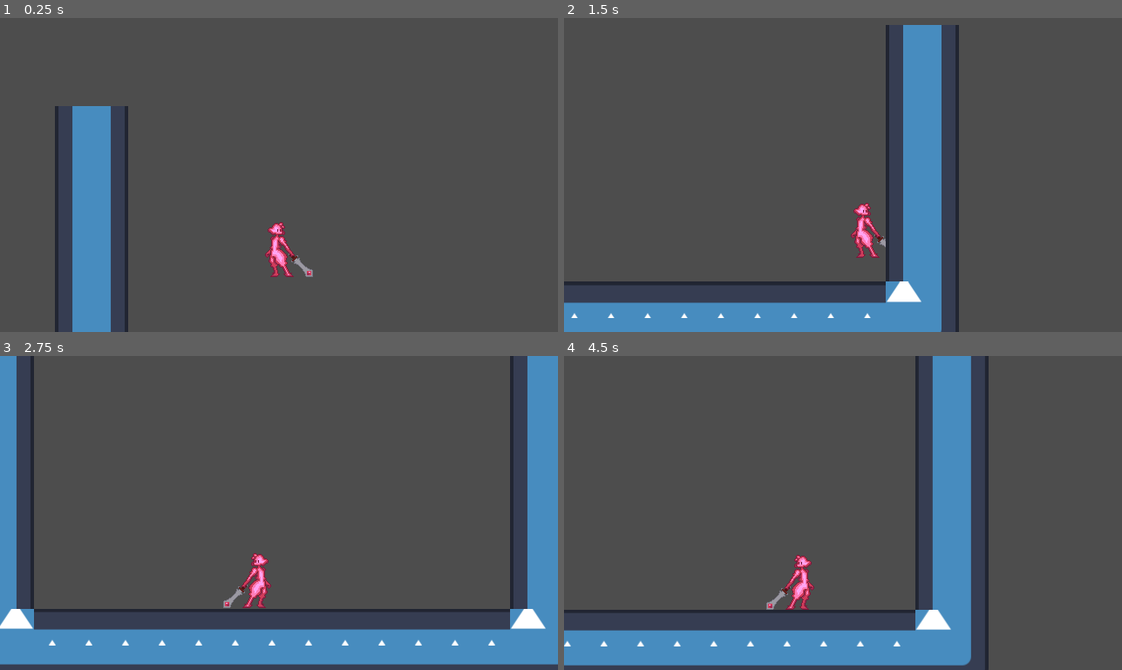
Above: before the commit, frames 1-4 (two rows, left to right).
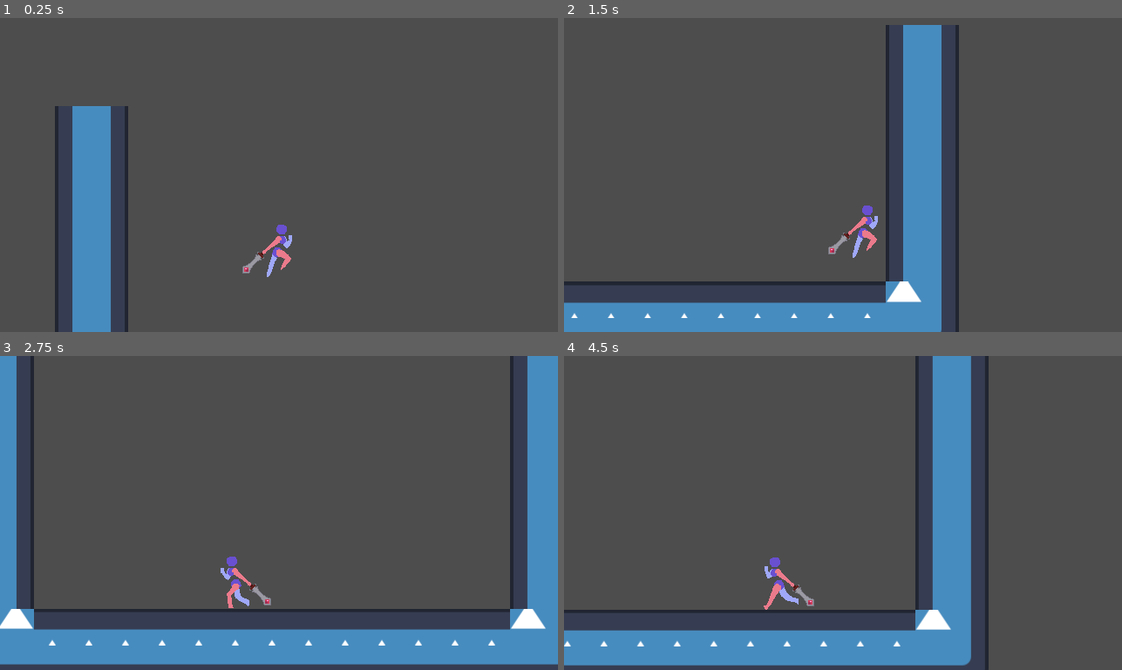
Above: after the commit, the same moments.

Repository: BoneBot/Project-WenCo
Game: Godot game, scene res://game/demo.tscn
The game is run twice, just before and just after one commit, with the same random seed, the same clock (stepped at 60 frames per second) and the same inputs. The project has no main scene, so this scene is started directly. The engine's default icon, where the game draws it, is replaced by a stand-in: a white triangle on a blue panel in a dark square.
Inputs:
- Up to frame 1 (0.25 s): no input
- Up to frame 2 (1.5 s): hold Right (right) from 0.53 s (still down); tap Z (dash) at 0.6 s; tap Space (jump) at 0.77, 0.8, 1.07, 1.35 s
- Up to frame 3 (2.75 s): tap Space (jump) at 1.52, 1.82, 2.3 s; tap Z (dash) at 1.55, 2.1 s; release Right (right) at 2.03 s; hold Left (left) from 2.03 s (still down)
- Up to frame 4 (4.5 s): release Left (left) at 2.78 s; hold Right (right) 2.78-4.28 s; tap Z (dash) at 2.85, 4.35 s; tap Space (jump) at 3.02, 3.32, 3.6, 3.77, 4.07 s; hold Left (left) from 4.28 s (still down)

The runs differ from the first frame. In frame 1, 0.8% of the frame differs, in the area x 43-57%, y 65-83%; in frame 2, 0.7%; in frame 3, 0.9%; in frame 4, 0.9%, in the area x 35-45%, y 63-81%.

Commit message:
Fixed dash and added animations

Diff:
--- a/game/player/player.gd
+++ b/game/player/player.gd
@@ -28,6 +28,11 @@
 		# Look left
 		$Sprite.flip_h = true
 		$Sprite.offset.x = -absf($Sprite.offset.x)
+
+	# Update animation
+	var animation := get_new_animation()
+	if animation != $Sprite.animation:
+		$Sprite.play(animation)
 
 
 func _physics_process(delta: float) -> void:
@@ -63,6 +68,11 @@
 	move_and_slide()
 
 
+func _on_dash_cooldown_timeout() -> void:
+	print("Dash ready!")
+	_dash_ready = true
+
+
 # Gets the current direction the player is looking
 # 1 = Looking right
 # 0 = Neutral/no direction
@@ -74,6 +84,14 @@
 		return -1
 
 
-func _on_dash_cooldown_timeout() -> void:
-	print("Dash ready!")
-	_dash_ready = true
+# Gets the current animation to play based on the player state
+func get_new_animation() -> String:
+	var animation_new: String
+	if is_on_floor():
+		if absf(velocity.x) > 0.1:
+			animation_new = "run"
+		else:
+			animation_new = "idle"
+	else:
+		animation_new = "jump"
+	return animation_new
--- a/game/player/player.tscn
+++ b/game/player/player.tscn
@@ -1,7 +1,44 @@
-[gd_scene load_steps=5 format=3 uid="uid://cx4n5g4jwajpq"]
+[gd_scene load_steps=15 format=3 uid="uid://cx4n5g4jwajpq"]
 
 [ext_resource type="Script" path="res://game/player/player.gd" id="1_36ijq"]
-[ext_resource type="Texture2D" uid="uid://dhotyahann3um" path="res://Art Stuff/The_Sword.png" id="2_bvnbb"]
+[ext_resource type="Texture2D" uid="uid://dhotyahann3um" path="res://Art Stuff/the_sword.png" id="2_bvnbb"]
+[ext_resource type="Texture2D" uid="uid://bslacuftc1io1" path="res://Art Stuff/sword_run_right.png" id="3_j87th"]
+
+[sub_resource type="AtlasTexture" id="AtlasTexture_dd2hu"]
+atlas = ExtResource("3_j87th")
+region = Rect2(192, 64, 64, 64)
+
+[sub_resource type="AtlasTexture" id="AtlasTexture_gi54g"]
+atlas = ExtResource("3_j87th")
+region = Rect2(0, 0, 64, 64)
+
+[sub_resource type="AtlasTexture" id="AtlasTexture_iwg36"]
+atlas = ExtResource("3_j87th")
+region = Rect2(64, 0, 64, 64)
+
+[sub_resource type="AtlasTexture" id="AtlasTexture_eirv2"]
+atlas = ExtResource("3_j87th")
+region = Rect2(128, 0, 64, 64)
+
+[sub_resource type="AtlasTexture" id="AtlasTexture_lqmtn"]
+atlas = ExtResource("3_j87th")
+region = Rect2(192, 0, 64, 64)
+
+[sub_resource type="AtlasTexture" id="AtlasTexture_7oqwh"]
+atlas = ExtResource("3_j87th")
+region = Rect2(0, 64, 64, 64)
+
+[sub_resource type="AtlasTexture" id="AtlasTexture_vacvx"]
+atlas = ExtResource("3_j87th")
+region = Rect2(64, 64, 64, 64)
+
+[sub_resource type="AtlasTexture" id="AtlasTexture_v4t16"]
+atlas = ExtResource("3_j87th")
+region = Rect2(128, 64, 64, 64)
+
+[sub_resource type="AtlasTexture" id="AtlasTexture_ky1xx"]
+atlas = ExtResource("3_j87th")
+region = Rect2(192, 64, 64, 64)
 
 [sub_resource type="SpriteFrames" id="SpriteFrames_xrvkc"]
 animations = [{
@@ -10,8 +47,45 @@
 "texture": ExtResource("2_bvnbb")
 }],
 "loop": true,
-"name": &"default",
+"name": &"idle",
 "speed": 5.0
+}, {
+"frames": [{
+"duration": 1.0,
+"texture": SubResource("AtlasTexture_dd2hu")
+}],
+"loop": true,
+"name": &"jump",
+"speed": 5.0
+}, {
+"frames": [{
+"duration": 1.0,
+"texture": SubResource("AtlasTexture_gi54g")
+}, {
+"duration": 1.0,
+"texture": SubResource("AtlasTexture_iwg36")
+}, {
+"duration": 1.0,
+"texture": SubResource("AtlasTexture_eirv2")
+}, {
+"duration": 1.0,
+"texture": SubResource("AtlasTexture_lqmtn")
+}, {
+"duration": 1.0,
+"texture": SubResource("AtlasTexture_7oqwh")
+}, {
+"duration": 1.0,
+"texture": SubResource("AtlasTexture_vacvx")
+}, {
+"duration": 1.0,
+"texture": SubResource("AtlasTexture_v4t16")
+}, {
+"duration": 1.0,
+"texture": SubResource("AtlasTexture_ky1xx")
+}],
+"loop": true,
+"name": &"run",
+"speed": 12.0
 }]
 
 [sub_resource type="CapsuleShape2D" id="CapsuleShape2D_ed6pa"]
@@ -24,9 +98,10 @@
 [node name="Sprite" type="AnimatedSprite2D" parent="."]
 texture_filter = 1
 sprite_frames = SubResource("SpriteFrames_xrvkc")
-offset = Vector2(13, 0)
+animation = &"run"
+offset = Vector2(-13, 0)
 
-[node name="Collision" type="CollisionShape2D" parent="."]
+[node name="Hitbox" type="CollisionShape2D" parent="."]
 shape = SubResource("CapsuleShape2D_ed6pa")
 
 [node name="Camera" type="Camera2D" parent="."]
Binary file added: Art Stuff/sword_run_right.png
Not shown, changed: Art Stuff/sword_run_right.png.import
